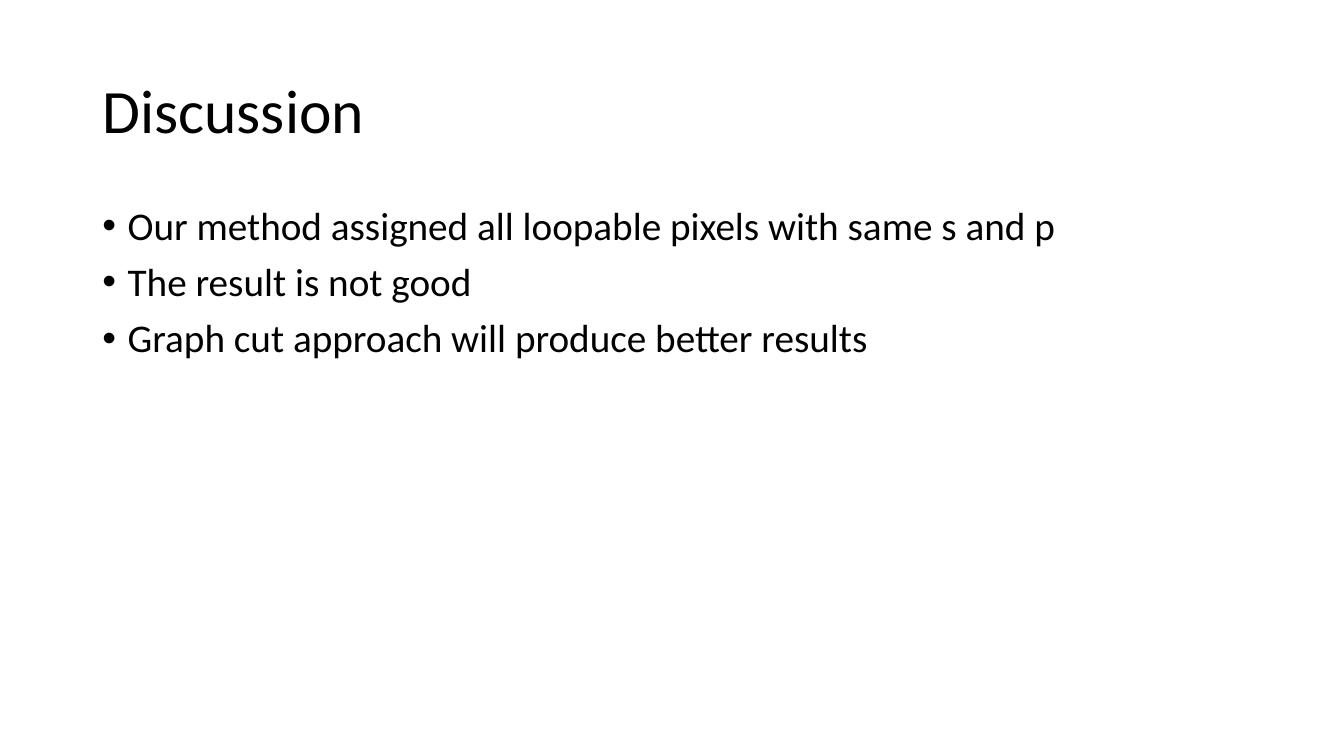
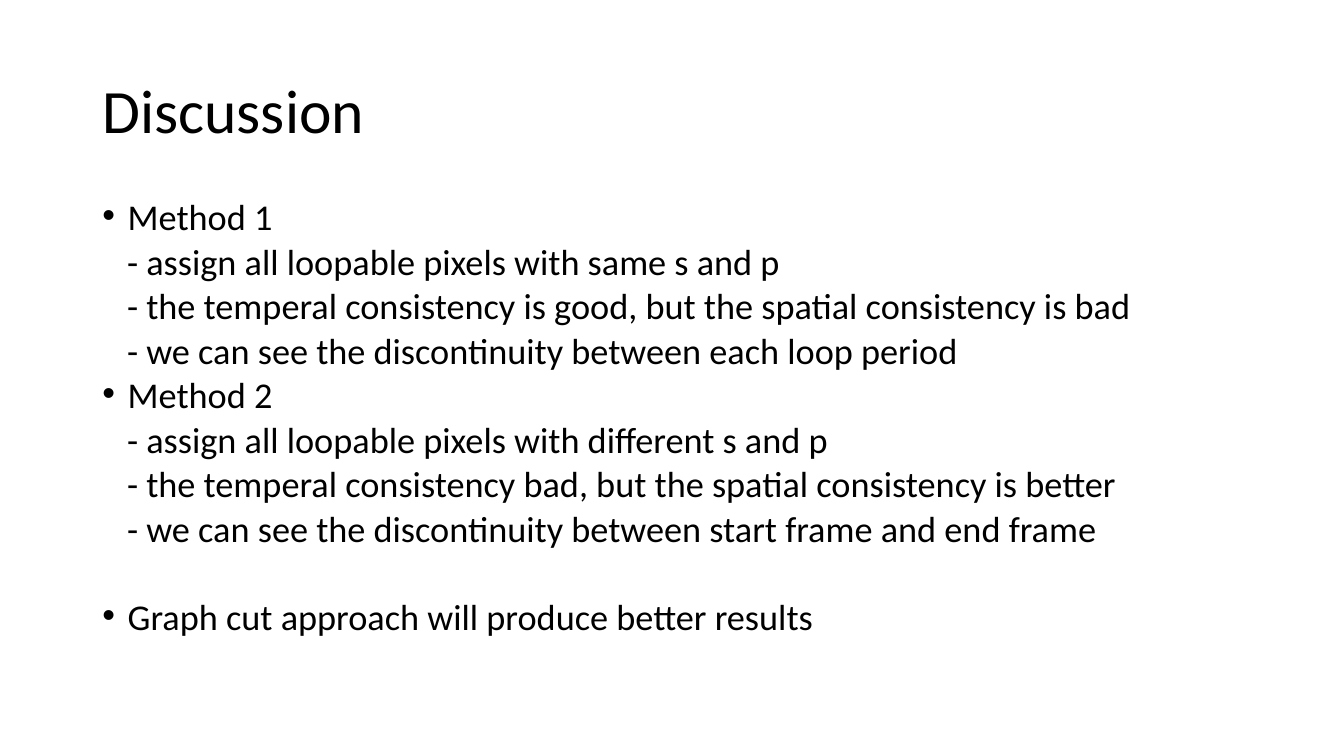
Before and after one commit to pierre0218/VideoLoop, a slide deck: slide 19 of VC_final_project.pptx (slide 18 before the commit). Drawn at 1344x756 pixels with LibreOffice and Linux fonts; fonts in the diff are those of the drawing. Boxes give left, top, right and bottom in pixels: in the first picture for what was removed or moved away, otherwise in the second. Text is boxed around its words. In the diff, an @@ line names an element or a change of style, - is before the commit and + after.

```diff
--- a/VC_final_project.pptx
+++ b/VC_final_project.pptx
@@ text at [128, 204, 1130, 548]: text changed; size 28 to 25.9 pt @@
-• Our method assigned all loopable pixels with same s and p
-• The result is not good
+• Method 1
+- assign all loopable pixels with same s and p
+- the temperal consistency is good, but the spatial consistency is bad
+- we can see the discontinuity between each loop period
+• Method 2
+- assign all loopable pixels with different s and p
+- the temperal consistency bad, but the spatial consistency is better
+- we can see the discontinuity between start frame and end frame
@@ text at [128, 604, 813, 636]: size 28 to 25.9 pt in "Graph cut approach will produce better results"; line spacing 0.9 to 0.7 @@
```
Also in this commit, not shown: 2 other slides changed, 2 slides added, 1 slide removed, 13 other files.
